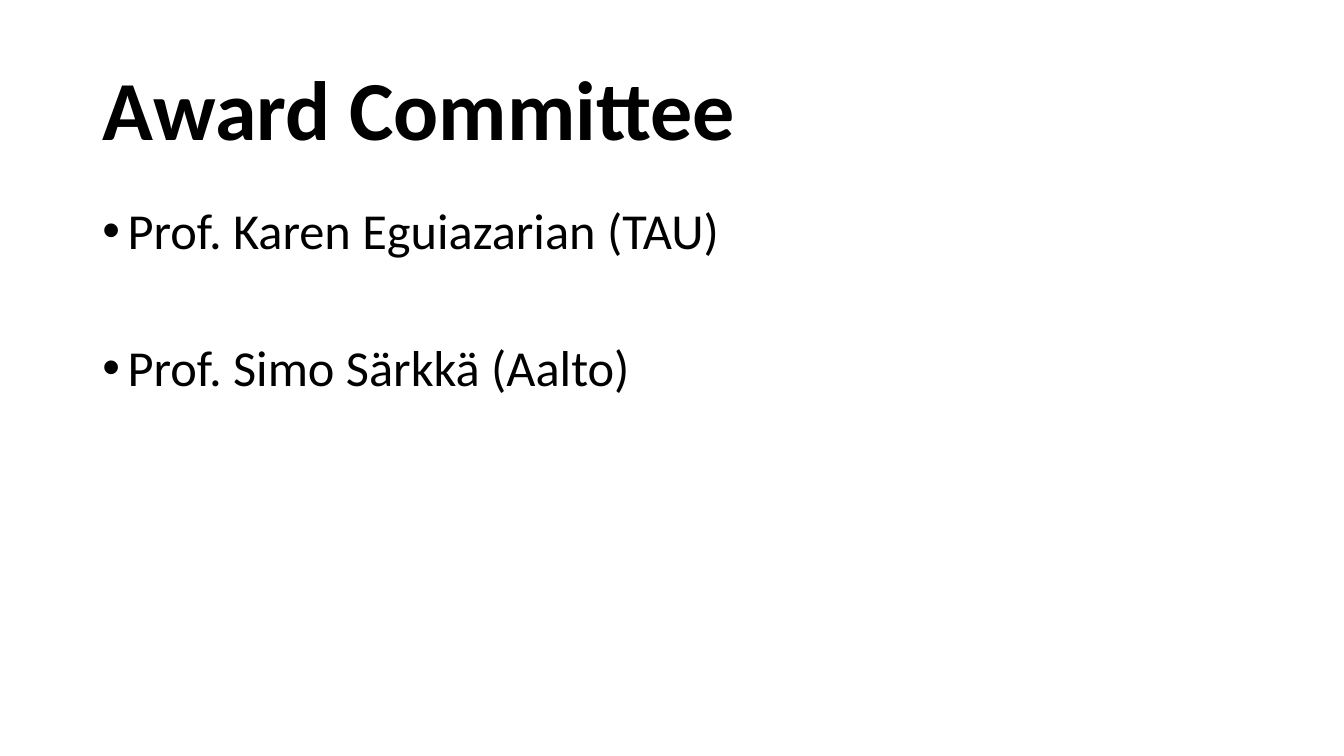
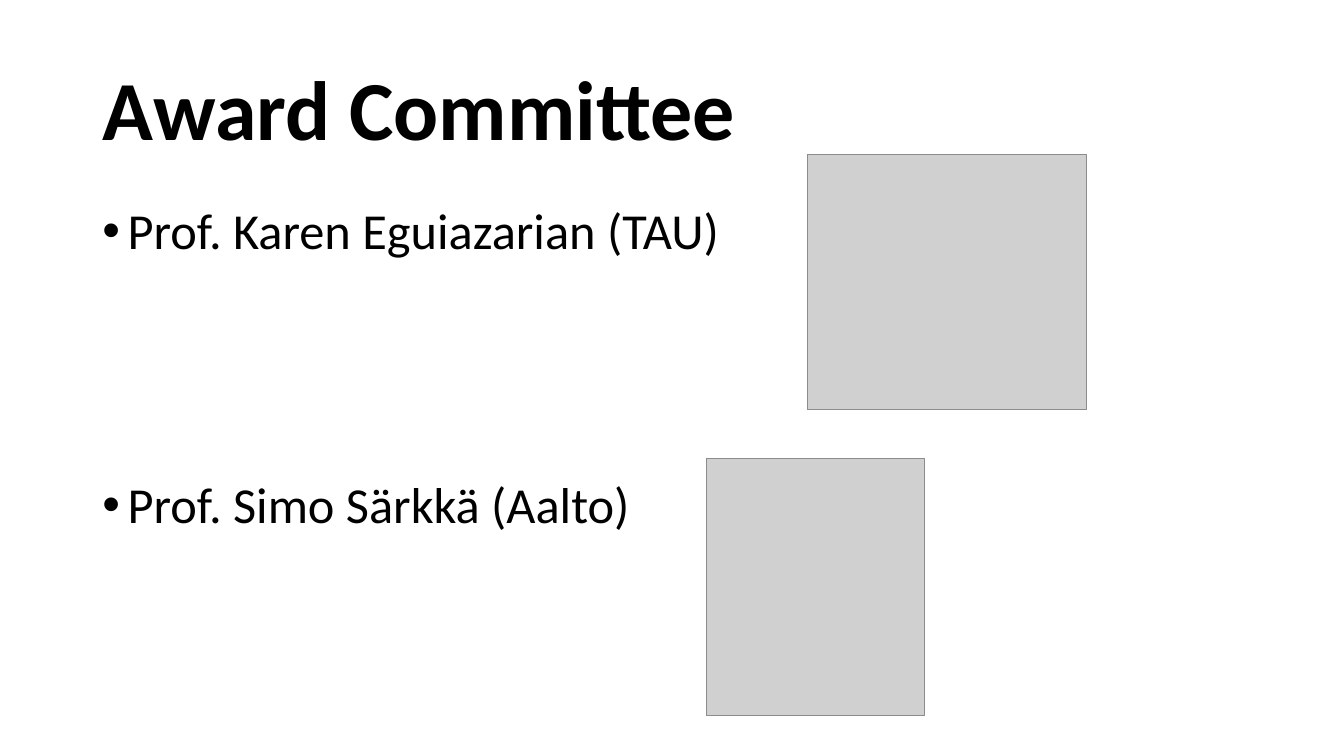
Before and after one commit to ieeespcasfinland/ieeespcasfinland.github.io, a slide deck: slide 16 of Slides05Oct_Ju.pptx (slide 13 before the commit). Drawn at 1344x756 pixels with LibreOffice and Linux fonts; fonts in the diff are those of the drawing; grey boxes stand for pictures. Boxes give left, top, right and bottom in pixels: in the first picture for what was removed or moved away, otherwise in the second. Text is boxed around its words. In the diff, an @@ line names an element or a change of style, - is before the commit and + after.

```diff
--- a/Slides05Oct_Ju.pptx
+++ b/Slides05Oct_Ju.pptx
@@ picture added at <box>808,154,1087,410</box> @@
@@ text "Prof. Karen Eguiazarian (TAU)" rewrapped from <box>128,212,719,393</box> to <box>128,212,719,530</box> @@
@@ picture added at <box>707,459,925,716</box> @@
```
Also in this commit, not shown: 6 other slides changed, 6 slides added, 2 other files.
